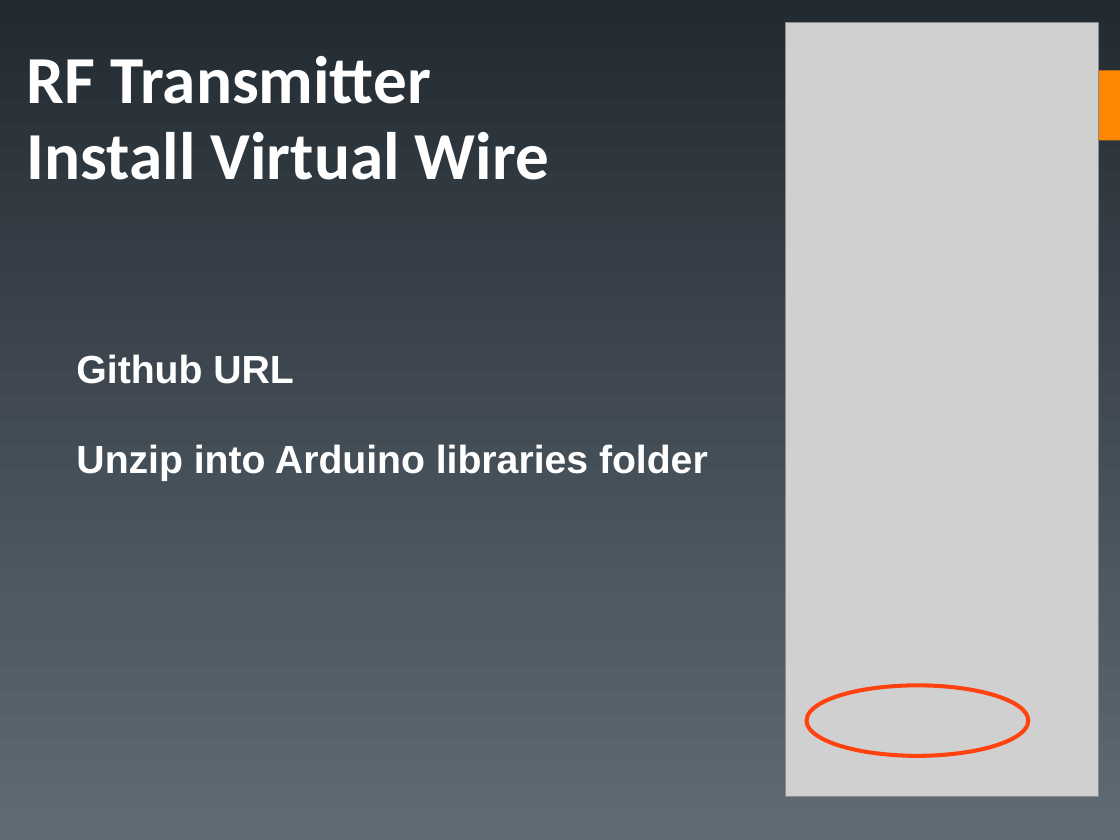
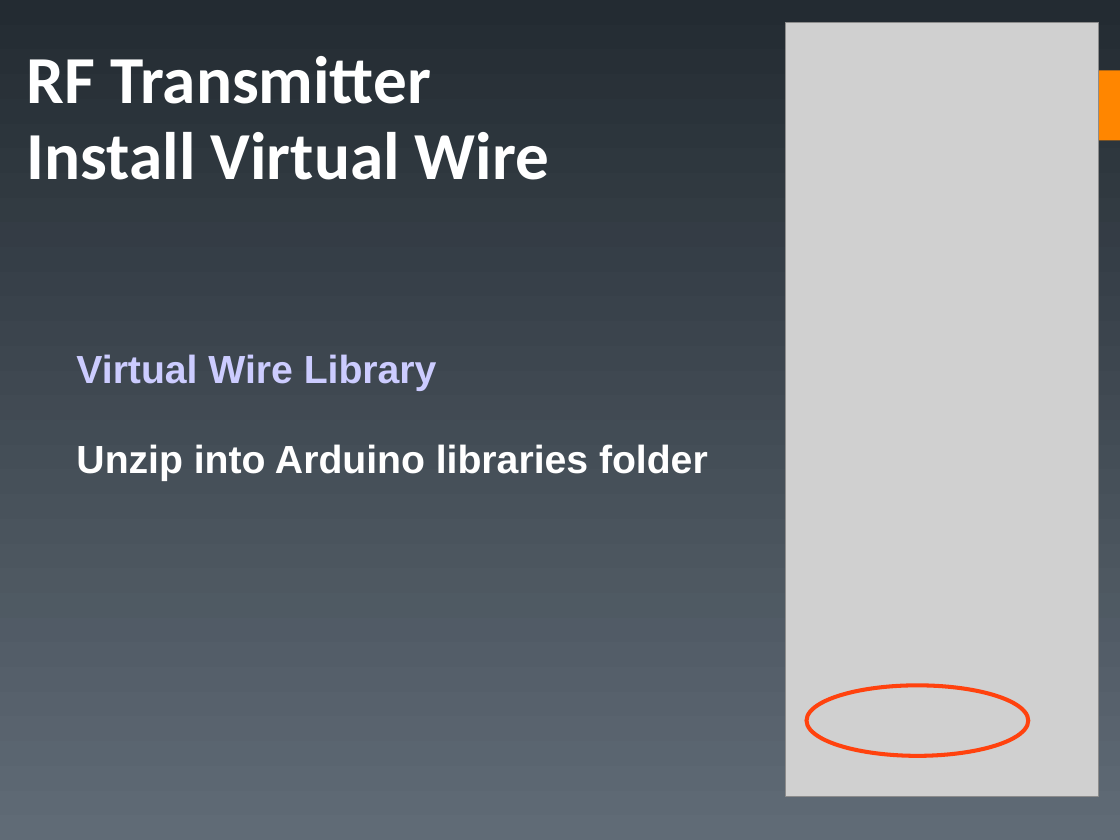
Before and after one commit to fwin-dev/arduino_sonar_web_api, a slide deck: slide 23 of examples/duinofest.ppt (slide 24 before the commit). Drawn at 1120x840 pixels with LibreOffice and Linux fonts; fonts in the diff are those of the drawing; grey boxes stand for pictures. Boxes give left, top, right and bottom in pixels: in the first picture for what was removed or moved away, otherwise in the second. Text is boxed around its words. In the diff, an @@ line names an element or a change of style, - is before the commit and + after.

```diff
--- a/examples/duinofest.ppt
+++ b/examples/duinofest.ppt
@@ text at bbox=[76, 354, 437, 391]: text changed; text colour #FFFFFF to #CCCCFF @@
-Github URL
+Virtual Wire Library
```
Also in this commit, not shown: 9 other slides changed, 2 slides added, 3 slides removed, 4 other files.
